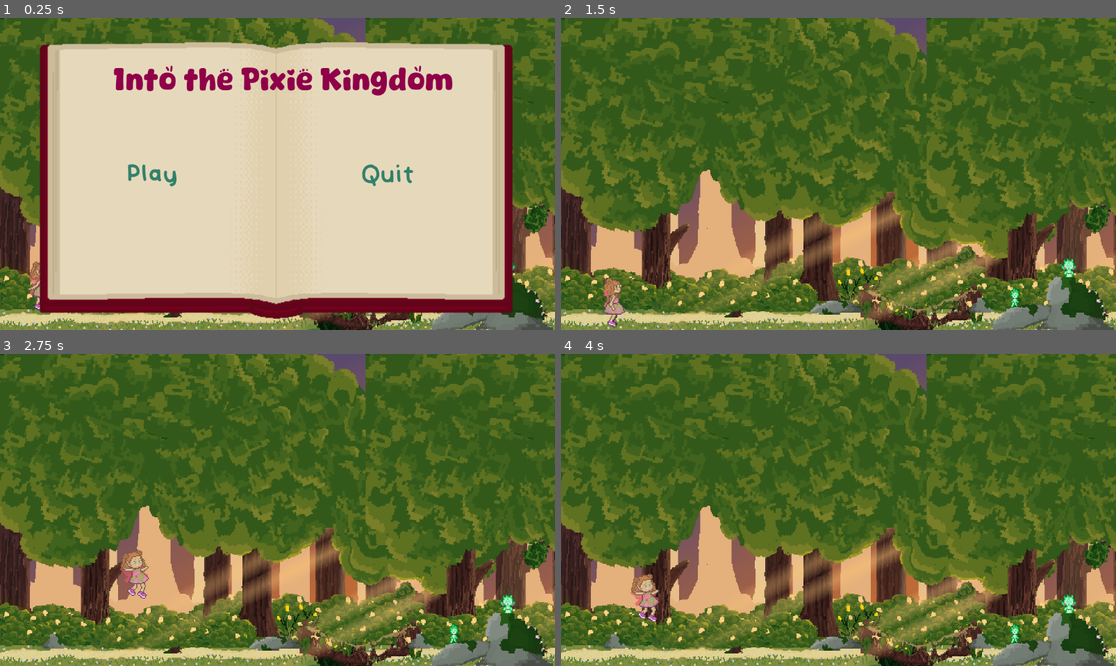
Above: before the commit, frames 1-4 (two rows, left to right).
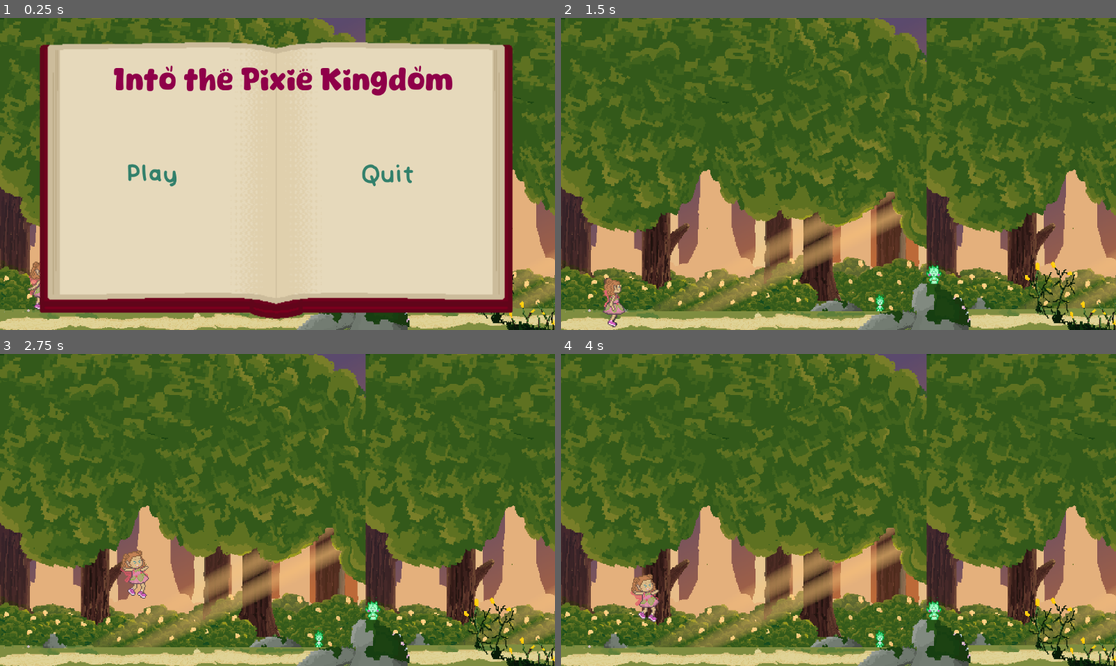
Above: after the commit, the same moments.

Repository: AlexReidNZ/Into-The-Pixie-Kingdom
Game: Godot game, scene res://Scenes/Levels/level_1.tscn
Two runs of this game, one before a commit and one after it. Both use one fixed random seed, a clock stepped at 60 frames per second and the inputs below. The engine's default icon, where the game draws it, is replaced by a stand-in: a white triangle on a blue panel in a dark square.
Inputs (mouse positions are in pixels of both pictures, inside the frame that each line leads up to):
- Up to frame 1 (0.25 s): no input
- Up to frame 2 (1.5 s): click "Play" at 0.5 s; tap Enter (ui_accept) at 1.25 s; move the mouse to (960, 158) at 1.27 s; press the mouse at (960, 158) at 1.28 s; hold Right (move_right) from 1.28 s (still down)
- Up to frame 3 (2.75 s): keep holding Right (move_right); tap Space (jump) at 1.52, 2.27 s; move the mouse to (166, 525) at 2.02 s; release the mouse at (166, 525) at 2.03 s; tap R (rotate puzzle piece) at 2.1 s
- Up to frame 4 (4 s): move the mouse to (894, 441) at 2.77 s; release Right (move_right) at 2.78 s; hold Left (move_left) 2.78-3.53 s; hold Shift (run) 2.78-3.53 s; move the mouse to (810, 572) at 3.52 s; hold Right (move_right) from 3.53 s (still down); click (810, 572) at 3.6 s; tap Space (jump) at 3.77 s

The runs differ from the first frame. In frame 1, 6.3% of the frame differs, in the area x 0-100%, y 48-100%; in frame 2, 16%; in frame 3, 16%; in frame 4, 16%.

Commit message:
add: background without objects, ground objects, foreground gorse

Diff:
--- a/Scenes/Levels/level_1.tscn
+++ b/Scenes/Levels/level_1.tscn
@@ -1,33 +1,16 @@
-[gd_scene load_steps=41 format=3 uid="uid://ceia108gqkgrh"]
+[gd_scene load_steps=24 format=3 uid="uid://ceia108gqkgrh"]
 
 [ext_resource type="PackedScene" uid="uid://b6srab5ljjrdi" path="res://Scenes/pause_menu.tscn" id="1_tt3mb"]
-[ext_resource type="Texture2D" uid="uid://cdgla0hey6w7j" path="res://Sprites/Ivy Path Backgrounds/Big Background.png" id="2_vcn0e"]
-[ext_resource type="Texture2D" uid="uid://goqyy270xnow" path="res://Sprites/Ivy Path Backgrounds/Darker Background Bushe.png" id="3_oeex8"]
+[ext_resource type="Texture2D" uid="uid://cmpfh3mh4vjiq" path="res://Sprites/Ivy Path Backgrounds/Background.png" id="2_ji2qm"]
 [ext_resource type="PackedScene" uid="uid://boc6l1kkktvup" path="res://player/player.tscn" id="3_u8vf5"]
-[ext_resource type="Texture2D" uid="uid://d31wyh5vw7yni" path="res://Sprites/Ivy Path Backgrounds/Begining puzzle.png" id="4_gsk8w"]
-[ext_resource type="Texture2D" uid="uid://cigdtgrrtaqcm" path="res://Sprites/Ivy Path Backgrounds/Background Trees.png" id="4_o3ydh"]
 [ext_resource type="Texture2D" uid="uid://ca56kg7jr5m0y" path="res://Sprites/icon.svg" id="4_srh1p"]
-[ext_resource type="Texture2D" uid="uid://dhel1fwtul4ed" path="res://Sprites/Ivy Path Backgrounds/Behind bushes.png" id="5_jmwli"]
-[ext_resource type="Texture2D" uid="uid://bwse02umnhtnq" path="res://Sprites/Ivy Path Backgrounds/bottom grass.png" id="6_t3esx"]
-[ext_resource type="Texture2D" uid="uid://b7qq72s6xmdc" path="res://Sprites/Ivy Path Backgrounds/Broken Bridge.png" id="7_li74c"]
-[ext_resource type="Texture2D" uid="uid://c0iwpo2lv0yr0" path="res://Sprites/Ivy Path Backgrounds/Broken Tree.png" id="8_puare"]
-[ext_resource type="Texture2D" uid="uid://bu8vfs5e820pt" path="res://Sprites/Ivy Path Backgrounds/Fixed Bridge.png" id="10_4r683"]
-[ext_resource type="Texture2D" uid="uid://do2n6mjlpun73" path="res://Sprites/Ivy Path Backgrounds/Fixed Tree.png" id="11_cpcod"]
-[ext_resource type="Texture2D" uid="uid://dyt32tpe7m8ki" path="res://Sprites/Ivy Path Backgrounds/Front Bushes.png" id="12_tlmn2"]
-[ext_resource type="Texture2D" uid="uid://baepy37if5qxm" path="res://Sprites/Ivy Path Backgrounds/Front Trees.png" id="13_8gyaa"]
-[ext_resource type="Texture2D" uid="uid://dkf7vjlel44iy" path="res://Sprites/Ivy Path Backgrounds/God rays 2.png" id="14_s0mdk"]
-[ext_resource type="Texture2D" uid="uid://cbq82umx3qbmj" path="res://Sprites/Ivy Path Backgrounds/God rays .png" id="15_ta0iq"]
-[ext_resource type="Texture2D" uid="uid://cbsyu126084t0" path="res://Sprites/Ivy Path Backgrounds/Gorse.png" id="16_1uyig"]
-[ext_resource type="Texture2D" uid="uid://cb5wc130065e3" path="res://Sprites/Ivy Path Backgrounds/Grass.png" id="17_uosf4"]
-[ext_resource type="Texture2D" uid="uid://co2jrkkkbl6is" path="res://Sprites/Ivy Path Backgrounds/Lighter Background bush.png" id="18_560nk"]
-[ext_resource type="Texture2D" uid="uid://gq0pjsnt3pyc" path="res://Sprites/Ivy Path Backgrounds/Platform Rocks.png" id="19_ng0ym"]
-[ext_resource type="Texture2D" uid="uid://c6w263vjbeufo" path="res://Sprites/Ivy Path Backgrounds/Rnadom Rocks.png" id="20_wwanl"]
-[ext_resource type="Texture2D" uid="uid://ce57a3s51a6av" path="res://Sprites/Ivy Path Backgrounds/Tree puzzle to fiz.png" id="21_u0pcx"]
+[ext_resource type="Texture2D" uid="uid://y5fjlsakfeth" path="res://Sprites/ground1.png" id="7_g0htd"]
+[ext_resource type="Texture2D" uid="uid://cybrbwhlsnekx" path="res://Sprites/ground2.png" id="8_l1qk3"]
+[ext_resource type="Texture2D" uid="uid://b5ionch14vyu8" path="res://Sprites/Gorse.png" id="14_tej4t"]
 [ext_resource type="PackedScene" uid="uid://dm65n77dur5bu" path="res://Scenes/rock.tscn" id="22_q8kxe"]
 [ext_resource type="PackedScene" uid="uid://cdsd4l7hvxuqn" path="res://Scenes/npc_body.tscn" id="23_yprgw"]
 [ext_resource type="Texture2D" uid="uid://c4crobg2ixorf" path="res://Sprites/Lamina.png" id="24_x36lw"]
 [ext_resource type="Texture2D" uid="uid://ctu5riag25ib1" path="res://Sprites/Hedera.png" id="25_jp23x"]
-[ext_resource type="Texture2D" uid="uid://cj8wdh32fpyst" path="res://Sprites/Ivy Path/ParallaxBG/bottom grass.png" id="26_n3kmw"]
 [ext_resource type="PackedScene" uid="uid://cjh0ek7l4pjl8" path="res://Scenes/Puzzle/puzzle_indicator.tscn" id="28_m5tlm"]
 [ext_resource type="Texture2D" uid="uid://bcedy17mltjap" path="res://Sprites/Puzzle/worldSprites/Begining puzzle.png" id="28_q2xun"]
 [ext_resource type="Texture2D" uid="uid://cfogq20d8e7kt" path="res://Sprites/Puzzle/worldSprites/Broken Bridge.png" id="29_y6ysw"]
@@ -52,6 +35,7 @@
 [node name="CanvasLayer" type="CanvasLayer" parent="."]
 
 [node name="PauseMenu" parent="CanvasLayer" instance=ExtResource("1_tt3mb")]
+visible = false
 
 [node name="ParallaxBackground" type="ParallaxBackground" parent="."]
 
@@ -63,102 +47,7 @@
 
 [node name="BigBackground" type="Sprite2D" parent="ParallaxBackground/Layer0"]
 scale = Vector2(1.71, 1.71)
-texture = ExtResource("2_vcn0e")
-centered = false
-
-[node name="DarkerBackgroundBushe" type="Sprite2D" parent="ParallaxBackground/Layer0"]
-scale = Vector2(1.71, 1.71)
-texture = ExtResource("3_oeex8")
-centered = false
-
-[node name="LighterBackgroundBush" type="Sprite2D" parent="ParallaxBackground/Layer0"]
-scale = Vector2(1.71, 1.71)
-texture = ExtResource("18_560nk")
-centered = false
-
-[node name="BackgroundTrees" type="Sprite2D" parent="ParallaxBackground/Layer0"]
-scale = Vector2(1.71, 1.71)
-texture = ExtResource("4_o3ydh")
-centered = false
-
-[node name="BehindBushes" type="Sprite2D" parent="ParallaxBackground/Layer0"]
-scale = Vector2(1.71, 1.71)
-texture = ExtResource("5_jmwli")
-centered = false
-
-[node name="Gorse" type="Sprite2D" parent="ParallaxBackground/Layer0"]
-scale = Vector2(1.71, 1.71)
-texture = ExtResource("16_1uyig")
-centered = false
-
-[node name="BottomGrass" type="Sprite2D" parent="ParallaxBackground/Layer0"]
-scale = Vector2(1.71, 1.71)
-texture = ExtResource("6_t3esx")
-centered = false
-
-[node name="FrontTrees" type="Sprite2D" parent="ParallaxBackground/Layer0"]
-scale = Vector2(1.71, 1.71)
-texture = ExtResource("13_8gyaa")
-centered = false
-
-[node name="FrontBushes" type="Sprite2D" parent="ParallaxBackground/Layer0"]
-scale = Vector2(1.71, 1.71)
-texture = ExtResource("12_tlmn2")
-centered = false
-
-[node name="BrokenTree" type="Sprite2D" parent="ParallaxBackground/Layer0"]
-scale = Vector2(1.71, 1.71)
-texture = ExtResource("8_puare")
-centered = false
-
-[node name="FixedTree" type="Sprite2D" parent="ParallaxBackground/Layer0"]
-scale = Vector2(1.71, 1.71)
-texture = ExtResource("11_cpcod")
-centered = false
-
-[node name="BeginingPuzzle" type="Sprite2D" parent="ParallaxBackground/Layer0"]
-scale = Vector2(1.71, 1.71)
-texture = ExtResource("4_gsk8w")
-centered = false
-
-[node name="BrokenBridge" type="Sprite2D" parent="ParallaxBackground/Layer0"]
-scale = Vector2(1.71, 1.71)
-texture = ExtResource("7_li74c")
-centered = false
-
-[node name="FixedBridge" type="Sprite2D" parent="ParallaxBackground/Layer0"]
-scale = Vector2(1.71, 1.71)
-texture = ExtResource("10_4r683")
-centered = false
-
-[node name="GodRays2" type="Sprite2D" parent="ParallaxBackground/Layer0"]
-scale = Vector2(1.71, 1.71)
-texture = ExtResource("14_s0mdk")
-centered = false
-
-[node name="GodRays" type="Sprite2D" parent="ParallaxBackground/Layer0"]
-scale = Vector2(1.71, 1.71)
-texture = ExtResource("15_ta0iq")
-centered = false
-
-[node name="Grass" type="Sprite2D" parent="ParallaxBackground/Layer0"]
-scale = Vector2(1.71, 1.71)
-texture = ExtResource("17_uosf4")
-centered = false
-
-[node name="PlatformRocks" type="Sprite2D" parent="ParallaxBackground/Layer0"]
-scale = Vector2(1.71, 1.71)
-texture = ExtResource("19_ng0ym")
-centered = false
-
-[node name="RnadomRocks" type="Sprite2D" parent="ParallaxBackground/Layer0"]
-scale = Vector2(1.71, 1.71)
-texture = ExtResource("20_wwanl")
-centered = false
-
-[node name="TreePuzzleToFiz" type="Sprite2D" parent="ParallaxBackground/Layer0"]
-scale = Vector2(1.71, 1.71)
-texture = ExtResource("21_u0pcx")
+texture = ExtResource("2_ji2qm")
 centered = false
 
 [node name="Player" parent="." instance=ExtResource("3_u8vf5")]
@@ -172,11 +61,11 @@
 animate_look_around_chance = 0.15
 
 [node name="Lamina" parent="." instance=ExtResource("23_yprgw")]
-position = Vector2(471, -36)
+position = Vector2(331, -29)
 sprite = ExtResource("24_x36lw")
 
 [node name="Hedera" parent="." instance=ExtResource("23_yprgw")]
-position = Vector2(527, -67)
+position = Vector2(387, -60)
 sprite = ExtResource("25_jp23x")
 
 [node name="Ground" type="StaticBody2D" parent="."]
@@ -186,19 +75,47 @@
 position = Vector2(0, 1)
 shape = SubResource("WorldBoundaryShape2D_mr6wc")
 
-[node name="GroundSprite" type="Sprite2D" parent="Ground"]
-visible = false
-position = Vector2(501, -166)
+[node name="Ground Sprites" type="Node2D" parent="Ground"]
+
+[node name="Ground1" type="Sprite2D" parent="Ground/Ground Sprites"]
+position = Vector2(247, -15)
 scale = Vector2(1, 0.916887)
-texture = ExtResource("26_n3kmw")
+texture = ExtResource("7_g0htd")
+
+[node name="Ground3" type="Sprite2D" parent="Ground/Ground Sprites"]
+position = Vector2(661, -18)
+scale = Vector2(1, 0.916887)
+texture = ExtResource("7_g0htd")
+
+[node name="Ground4" type="Sprite2D" parent="Ground/Ground Sprites"]
+position = Vector2(1545, -18)
+scale = Vector2(1, 0.916887)
+texture = ExtResource("7_g0htd")
+
+[node name="Ground2" type="Sprite2D" parent="Ground/Ground Sprites"]
+position = Vector2(1123, -22)
+scale = Vector2(1, 0.939394)
+texture = ExtResource("8_l1qk3")
+
+[node name="Ground5" type="Sprite2D" parent="Ground/Ground Sprites"]
+position = Vector2(1908, -22)
+scale = Vector2(1, 0.939394)
+texture = ExtResource("8_l1qk3")
 
 [node name="Boundary" type="StaticBody2D" parent="."]
 
 [node name="CollisionShape2D" type="CollisionShape2D" parent="Boundary"]
 shape = SubResource("WorldBoundaryShape2D_w4v88")
 
-[node name="Rock" parent="." instance=ExtResource("22_q8kxe")]
-position = Vector2(510, -28)
+[node name="Objects" type="Node2D" parent="."]
+
+[node name="Gorse" type="Sprite2D" parent="Objects"]
+z_index = 11
+position = Vector2(566, -41)
+texture = ExtResource("14_tej4t")
+
+[node name="Rock" parent="Objects" instance=ExtResource("22_q8kxe")]
+position = Vector2(370, -21)
 
 [node name="Platforms" type="Node2D" parent="."]
 position = Vector2(22, -116)
@@ -245,11 +162,11 @@
 [node name="Sprites" type="Node2D" parent="PuzzleObjects"]
 
 [node name="BeginingPuzzle" type="Sprite2D" parent="PuzzleObjects/Sprites"]
-position = Vector2(-388.5, 40)
+position = Vector2(451.5, 38)
 texture = ExtResource("28_q2xun")
 
 [node name="BrokenBridge" type="Sprite2D" parent="PuzzleObjects/Sprites"]
-position = Vector2(574, 21)
+position = Vector2(-307, 25)
 texture = ExtResource("29_y6ysw")
 
 [node name="BrokenTree" type="Sprite2D" parent="PuzzleObjects/Sprites"]
@@ -259,14 +176,14 @@
 [node name="Indicators" type="Node2D" parent="PuzzleObjects"]
 
 [node name="PuzzleIndicator" parent="PuzzleObjects/Indicators" node_paths=PackedStringArray("sprite_object") instance=ExtResource("28_m5tlm")]
-position = Vector2(-388.5, 0)
+position = Vector2(451.5, -2)
 puzzle_scene = ExtResource("32_58wvc")
 puzzle_group = "Puzzle1Colliders"
 fixed_sprite = ExtResource("28_q2xun")
 sprite_object = NodePath("../../Sprites/BeginingPuzzle")
 
 [node name="PuzzleIndicator2" parent="PuzzleObjects/Indicators" node_paths=PackedStringArray("sprite_object") instance=ExtResource("28_m5tlm")]
-position = Vector2(571, -26)
+position = Vector2(-306, -22)
 puzzle_scene = ExtResource("33_rqe47")
 puzzle_group = "Puzzle2Colliders"
 fixed_sprite = ExtResource("34_ynee1")
Binary file added: Sprites/Gorse.png
Not shown, added: Sprites/Gorse.png.import
Binary file added: Sprites/Ivy Path Backgrounds/Background.png
Not shown, added: Sprites/Ivy Path Backgrounds/Background.png.import
Binary file added: Sprites/ground1.png
Not shown, added: Sprites/ground1.png.import
Binary file added: Sprites/ground2.png
Not shown, added: Sprites/ground2.png.import
